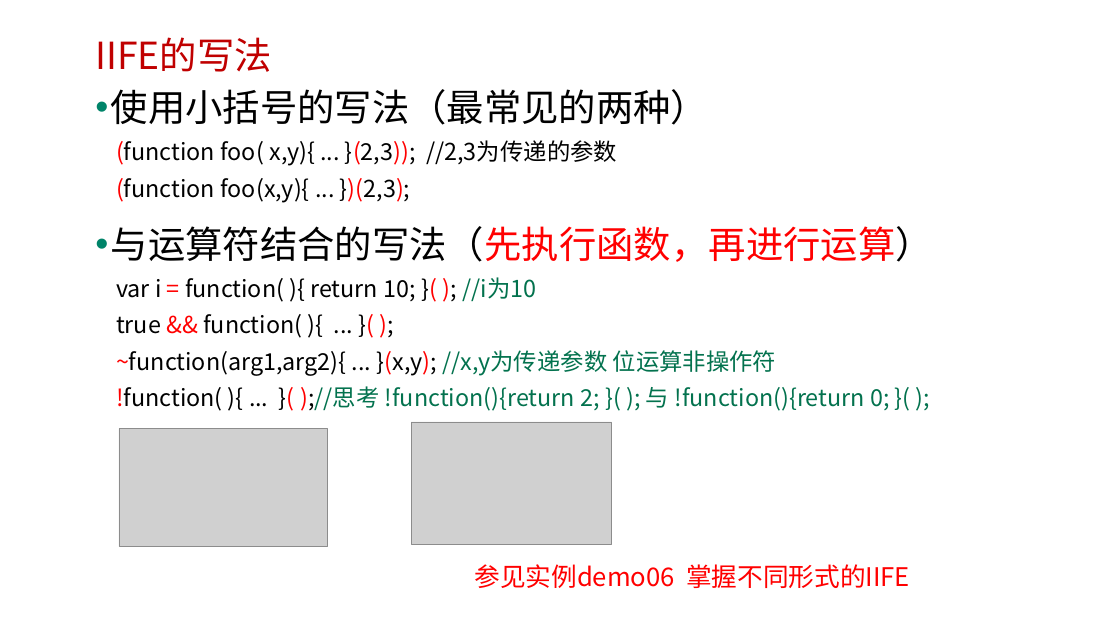
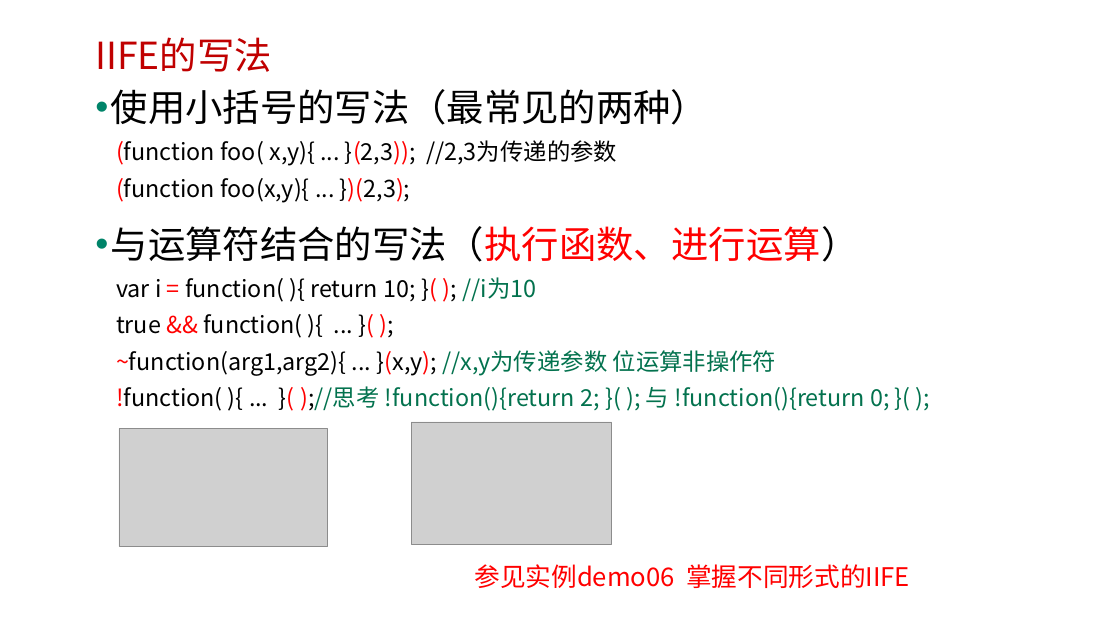
Before and after one commit to edu2act/course-javascript-advanced, a slide deck: slide 4 of 课程PPT/11.JS中的立即执行表达式IIFE.pptx. Drawn at 1120x630 pixels with LibreOffice and Linux fonts; fonts in the diff are those of the drawing; grey boxes stand for pictures; background and template pictures are left out. Boxes give left, top, right and bottom in pixels: in the first picture for what was removed or moved away, otherwise in the second. Text is boxed around its words. In the diff, an @@ line names an element or a change of style, - is before the commit and + after.

```diff
--- a/课程PPT/11.JS中的立即执行表达式IIFE.pptx
+++ b/课程PPT/11.JS中的立即执行表达式IIFE.pptx
@@ text at (111, 226, 889, 411): text changed @@
-• 与运算符结合的写法（先执行函数，再进行运算）
-  var i = function( ){ return 10; }( ); //i为10
-  true && function( ){ ... }( );
-  ~function(arg1,arg2){ ... }(x,y); //x,y为传递参数 位运算非操作符
-  !function( ){ ... }( );//思考 !function(){return 2; }( ); 与 !function(){return 0; }( );
+• 与运算符结合的写法（执行函数、进行运算）
+  var i = function( ){ return 10; }( ); //i为10
+  true && function( ){ ... }( );
+  ~function(arg1,arg2){ ... }(x,y); //x,y为传递参数 位运算非操作符
+  !function( ){ ... }( );//思考 !function(){return 2; }( ); 与 !function(){return 0; }( );
```
Also in this commit, not shown: 1 slide added, 1 slide removed, 2 other files.
